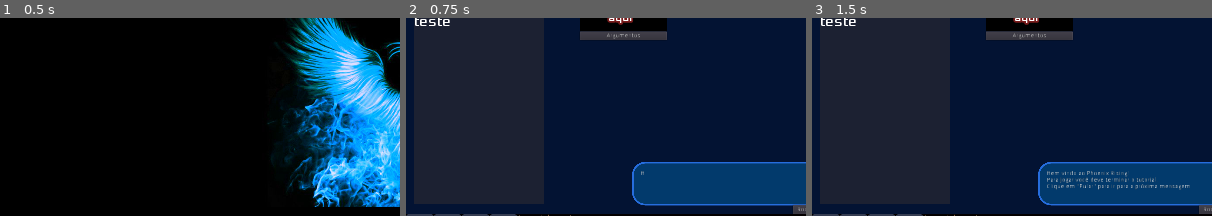
Above: before the commit, frames 1-3 (left to right).
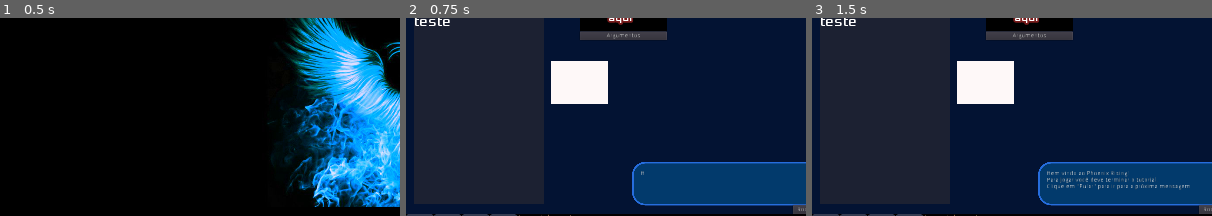
Above: after the commit, the same moments.

Repository: MateusdosAnjos/MAC0499
Game: Godot game, scene res://TelaInicial/TitleScreen.tscn
Same seed, same stepped clock (60 frames per second), same inputs: the game is played once before the commit and once after it.
Inputs:
- Up to frame 1 (0.5 s): no input
- Up to frame 2 (0.75 s): click "Novo Jogo" at 0.5 s
- Up to frame 3 (1.5 s): click "Pular" at 1.25 s
The pictures show only the part of the screen within x 0-50%, y 29-79%; the shares and areas given below are measured in that part.

Frame 1 is identical in both runs. In frame 2, 3.1% of the frame differs, in the area x 36-51%, y 21-44%; in frame 3, 3.1%.

Commit message:
Adicionado teste para popups do tutorial
Signed-off-by: MateusdosAnjos <mateus.a.anjos@gmail.com>

Diff:
--- a/Phoenix Rising/Tutorial/DialogBox.gd
+++ b/Phoenix Rising/Tutorial/DialogBox.gd
@@ -6,6 +6,7 @@
     'Bem vindo ao Phoenix Rising!\nPara jogar você deve terminar o tutorial.\nClique em "Pular" para ir para a próxima mensagem.',
     "Eita lasquera",
     ]
+var visual_dialog_nodes = ["mano", "teste"]
 var page = 0
 var max_pages = 1
 
@@ -16,9 +17,12 @@
     set_process_input(true)
     set_bbcode(dialog[page])
     set_visible_characters(0)
+    for node_name in visual_dialog_nodes:
+        get_parent().get_node(node_name).hide()
 
 
 func _on_Timer_timeout():
+    get_parent().get_node(visual_dialog_nodes[page]).show()
     set_visible_characters(get_visible_characters()+1)
     if page == max_pages and get_visible_characters() > get_total_character_count():
         SkipButton.text = "Esconder"
--- a/Phoenix Rising/Tutorial/DialogBox.tscn
+++ b/Phoenix Rising/Tutorial/DialogBox.tscn
@@ -40,5 +40,19 @@
 margin_right = 744.0
 margin_bottom = 90.0
 text = "Pular"
+
+[node name="mano" type="ColorRect" parent="."]
+margin_left = -187.187
+margin_top = -233.125
+margin_right = -55.1874
+margin_bottom = -132.125
+color = Color( 0.996078, 0.972549, 0.972549, 1 )
+
+[node name="teste" type="ColorRect" parent="."]
+margin_left = 556.875
+margin_top = -324.0
+margin_right = 793.875
+margin_bottom = -284.0
+color = Color( 0.556863, 0.0509804, 0.0509804, 1 )
 [connection signal="timeout" from="Timer" to="RichTextLabel" method="_on_Timer_timeout"]
 [connection signal="pressed" from="Skip" to="RichTextLabel" method="_on_Skip_pressed"]
